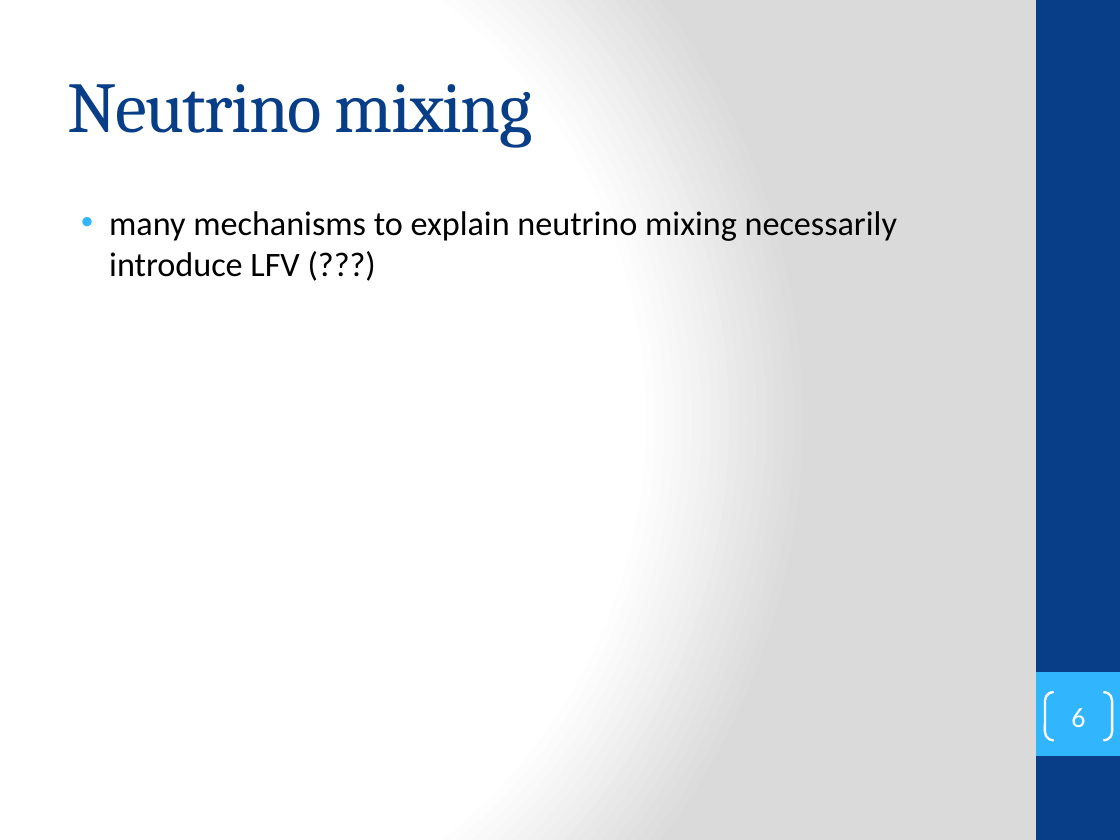
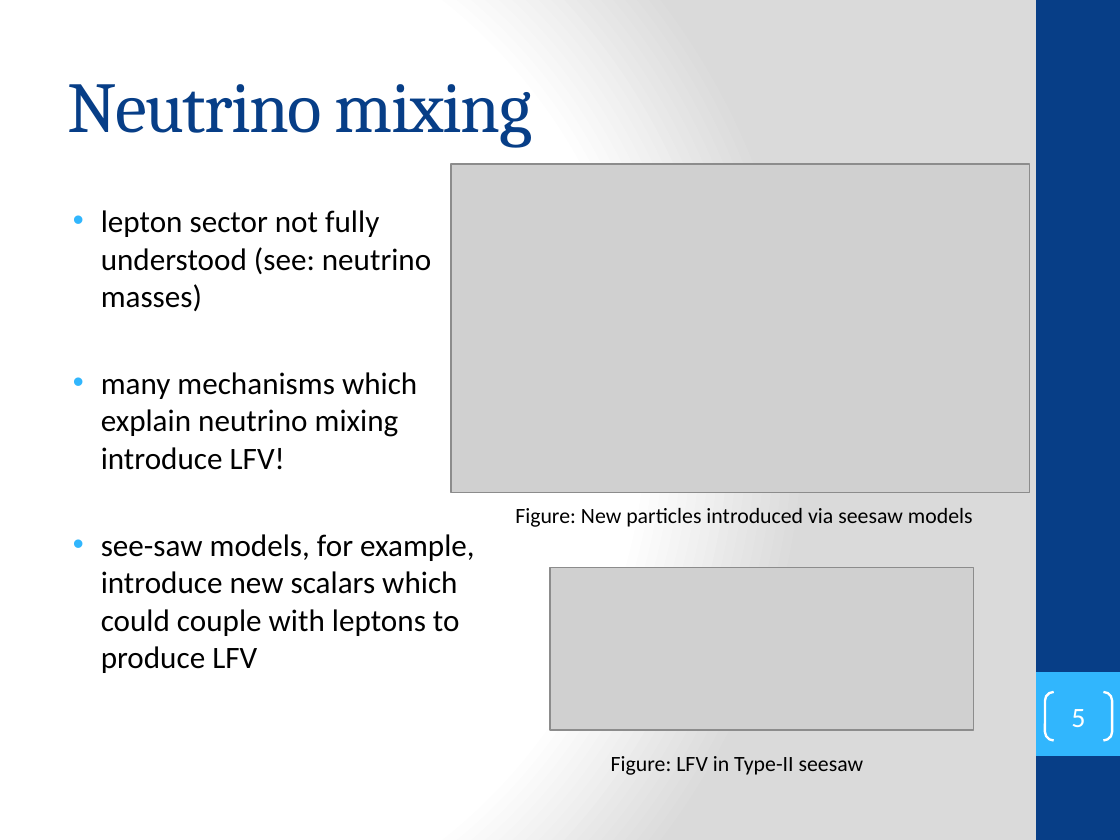
Before and after one commit to secret-agent-drone/lit-review, a slide deck: slide 5 of LiteratureReview_talk/lit_review_talk.pptx (slide 6 before the commit). Drawn at 1120x840 pixels with LibreOffice and Linux fonts; fonts in the diff are those of the drawing; grey boxes stand for pictures. Boxes give left, top, right and bottom in pixels: in the first picture for what was removed or moved away, otherwise in the second. Text is boxed around its words. In the diff, an @@ line names an element or a change of style, - is before the commit and + after.

```diff
--- a/LiteratureReview_talk/lit_review_talk.pptx
+++ b/LiteratureReview_talk/lit_review_talk.pptx
@@ picture added at <box>451,164,1029,492</box> @@
@@ text at <box>101,210,475,673</box>: text changed; size 22 to 20 pt @@
-• many mechanisms to explain neutrino mixing necessarily introduce LFV (???)
+• lepton sector not fully understood (see: neutrino masses)
+• many mechanisms which explain neutrino mixing introduce LFV!
+• see-saw models, for example, introduce new scalars which could couple with leptons to produce LFV
@@ text added at <box>515,508,973,527</box>, 14 pt, text #000000 @@
+Figure: New particles introduced via seesaw models
@@ picture added at <box>550,568,973,730</box> @@
@@ page number at <box>1071,709,1085,727</box>: text changed @@
-6
+5
@@ text added at <box>611,756,864,775</box>, 14 pt, text #000000 @@
+Figure: LFV in Type-II seesaw
```
Also in this commit, not shown: 6 other slides changed, 1 slide added, 2 slides removed, 10 other files.
